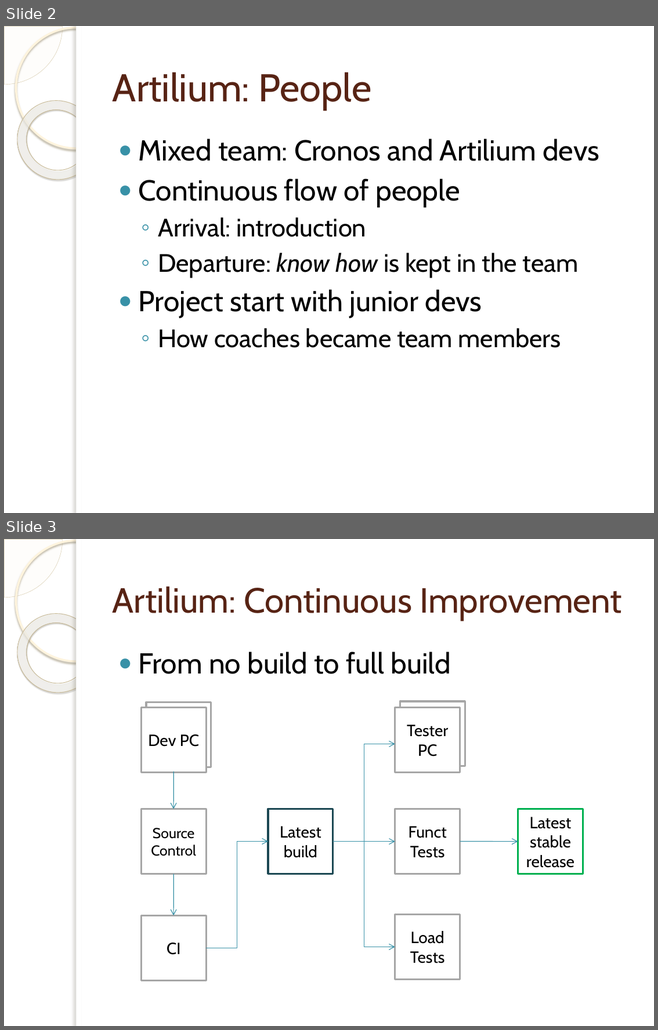
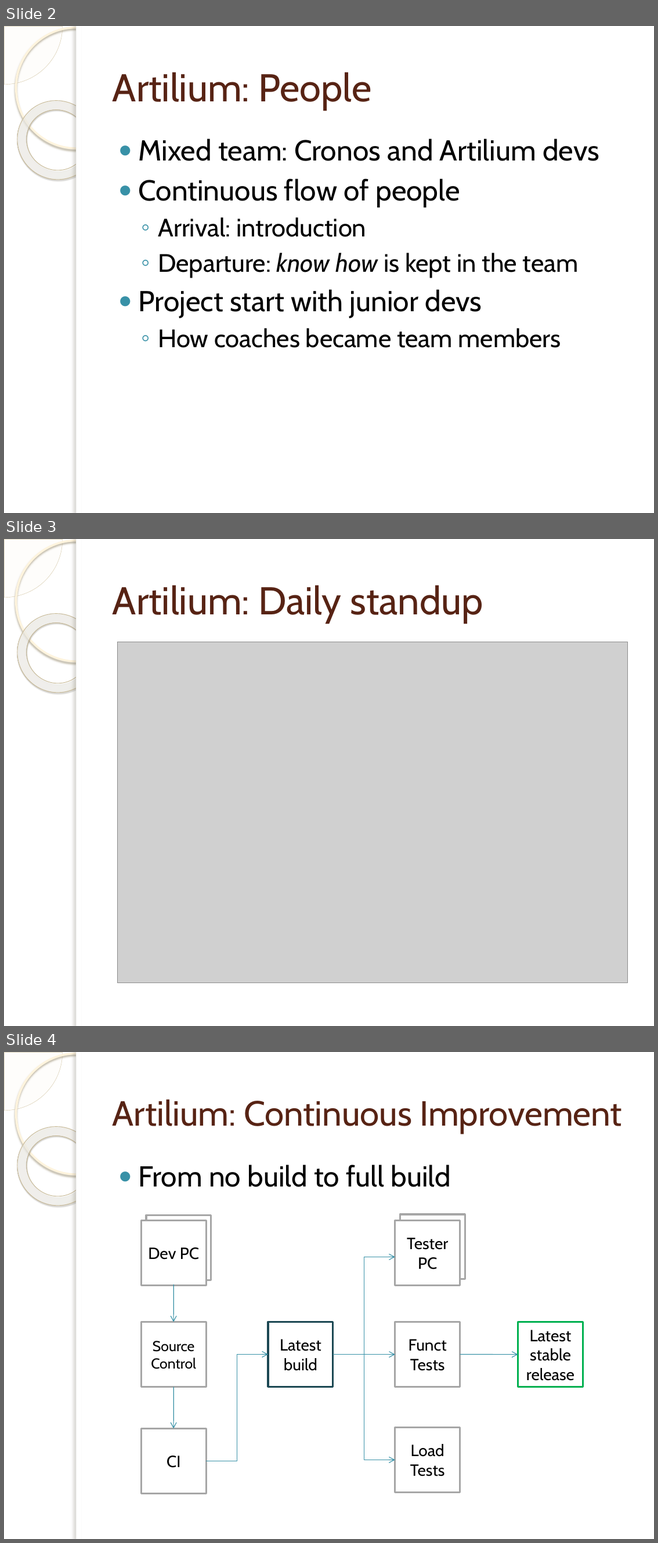
Before and after one commit to michelgrootjans/foresee, a slide deck: Agile.net/Artilium.pptx. Shown one above the other, each under a label of ours: slides 2 and 3 before the commit, slides 2, 3 and 4 after it. The pictures are 658x1030 and 658x1543 pixels, drawn with LibreOffice and Linux fonts; fonts in the diff are those of the drawing; grey boxes stand for pictures; background and template pictures are left out. Boxes give left, top, right and bottom in pixels: in the first picture for what was removed or moved away, otherwise in the second. Text is boxed around its words. In the diff, an @@ line names an element or a change of style, - is before the commit and + after.

```diff
--- a/Agile.net/Artilium.pptx
+++ b/Agile.net/Artilium.pptx
@@ slide 3 added at bbox=[4, 539, 654, 1026], background picture (left out); not listed: 5 template elements that a slide beside it also shows @@
@@ title added at bbox=[112, 585, 483, 623], 43 pt, text #572314 @@
+Artilium: Daily standup
@@ picture added at bbox=[118, 642, 627, 983] @@
@@ what was slide 3 is now slide 4 @@
```
Also in this commit, not shown: 1 slide changed, 1 other slide added.
